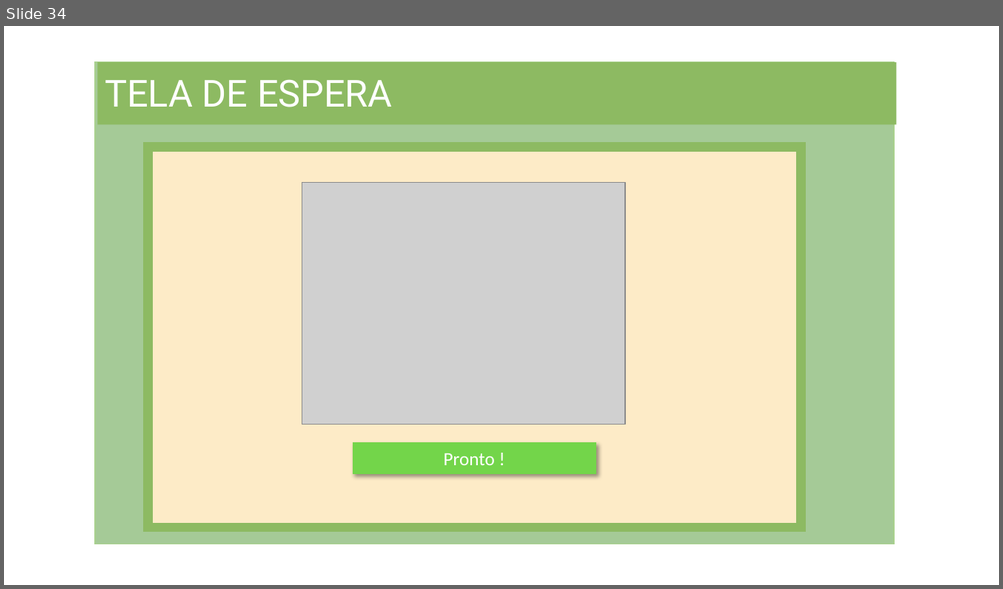
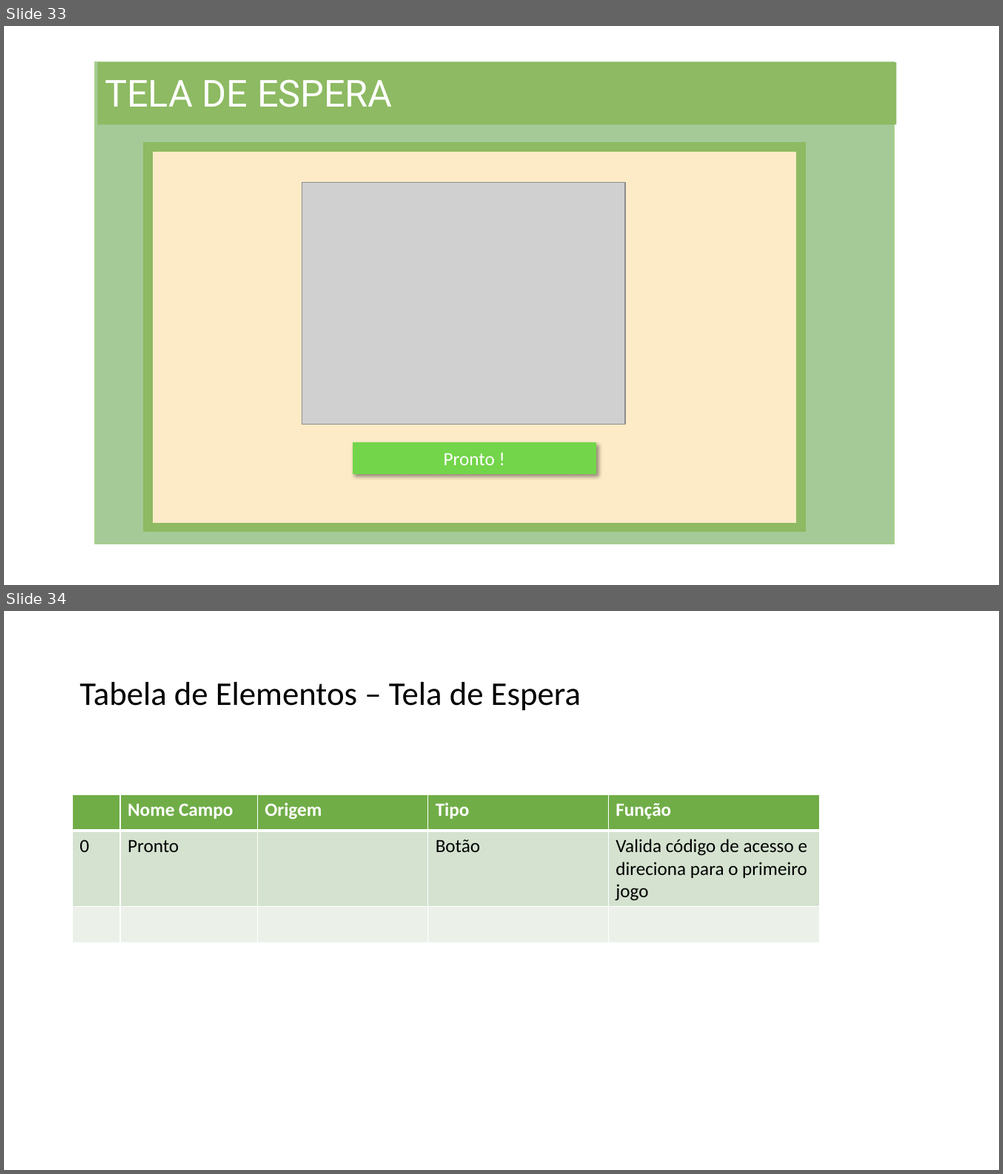
Before and after one commit to NathanReis/FTT-Recicla, a slide deck: DocumentacaoProjeto/Protótipo_Visual.pptx. Shown one above the other, each under a label of ours: slide 34 before the commit, slides 33 and 34 after it. The pictures are 1003x589 and 1003x1174 pixels, drawn with LibreOffice and Linux fonts; fonts in the diff are those of the drawing; grey boxes stand for pictures. Boxes give left, top, right and bottom in pixels: in the first picture for what was removed or moved away, otherwise in the second. Text is boxed around its words. In the diff, an @@ line names an element or a change of style, - is before the commit and + after.

```diff
--- a/DocumentacaoProjeto/Protótipo_Visual.pptx
+++ b/DocumentacaoProjeto/Protótipo_Visual.pptx
@@ slide 34 added at [4,611,999,1170], background #FFFFFF @@
@@ title added at [79,682,580,711], 32 pt, text #000000 @@
+Tabela de Elementos – Tela de Espera
@@ table added at [73,795,820,943], 3 rows, 5 columns @@
+ | Nome Campo | Origem | Tipo | Função
+0 | Pronto |  | Botão | Valida código de acesso e direciona para o primeiro jogo
+ |  |  |  | 
@@ what was slide 34 is now slide 33 @@
```
Also in this commit, not shown: 5 slides changed, 2 other slides added, 3 slides removed.
